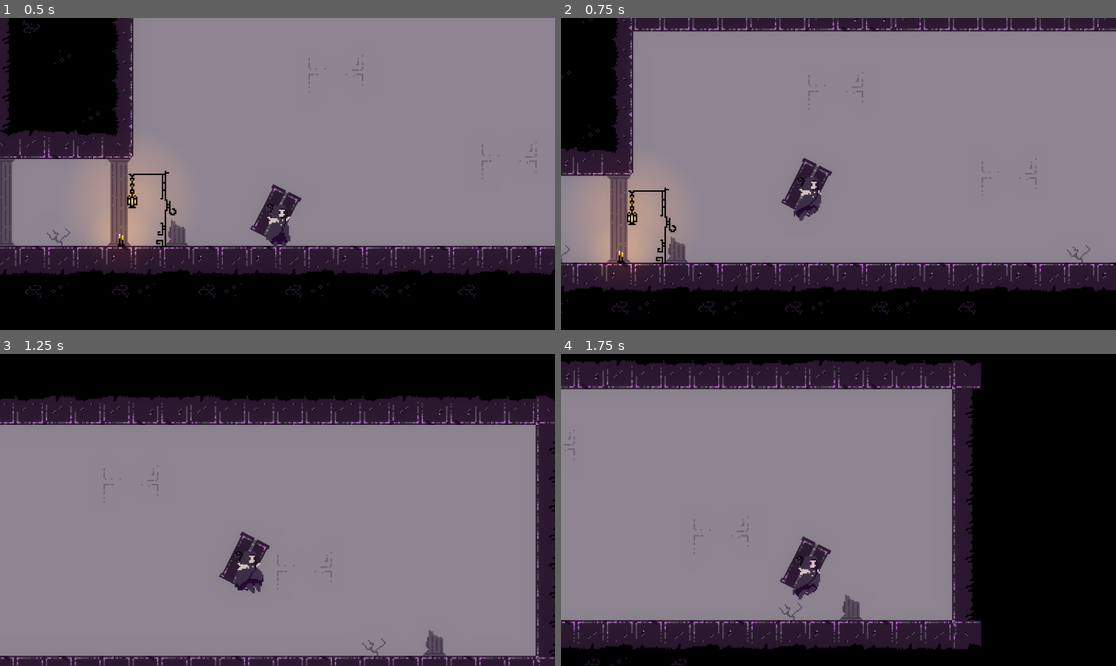
Above: before the commit, frames 1-4 (two rows, left to right).
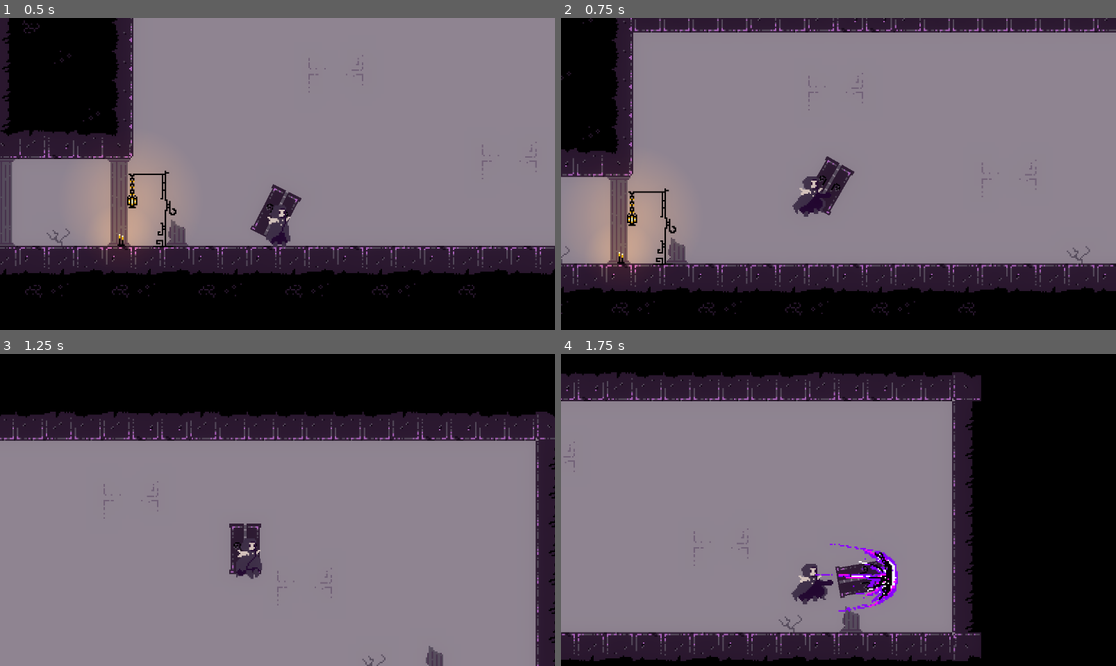
Above: after the commit, the same moments.

Repository: tewly27/Doorgeon
Game: Godot game, scene res://main.tscn
The game is run twice, just before and just after one commit, with the same random seed, the same clock (stepped at 60 frames per second) and the same inputs.
Inputs (mouse positions are in pixels of both pictures, inside the frame that each line leads up to):
- Up to frame 1 (0.5 s): no input
- Up to frame 2 (0.75 s): move the mouse to (960, 158) at 0.52 s; hold D (move_right) from 0.53 s (still down); hold Space (jump) from 0.53 s (still down); click (960, 158) at 0.6 s
- Up to frame 3 (1.25 s): keep holding D (move_right); keep holding Space (jump)
- Up to frame 4 (1.75 s): keep holding D (move_right); move the mouse to (727, 525) at 1.27 s; release Space (jump) at 1.28 s; tap Space (jump) at 1.35, 1.52 s; click (727, 525) at 1.55 s

Frame 1 is identical in both runs. In frame 2, 4.7% of the frame differs, in the area x 0-100%, y 0-96%; in frame 3, 16%; in frame 4, 16%, in the area x 0-76%, y 2-100%.

Commit message:
play attack animation

Diff:
--- a/project.godot
+++ b/project.godot
@@ -57,6 +57,11 @@
 , Object(InputEventKey,"resource_local_to_scene":false,"resource_name":"","device":-1,"window_id":0,"alt_pressed":false,"shift_pressed":false,"ctrl_pressed":false,"meta_pressed":false,"pressed":false,"keycode":0,"physical_keycode":4194322,"key_label":0,"unicode":0,"echo":false,"script":null)
 ]
 }
+attack1={
+"deadzone": 0.5,
+"events": [Object(InputEventMouseButton,"resource_local_to_scene":false,"resource_name":"","device":-1,"window_id":0,"alt_pressed":false,"shift_pressed":false,"ctrl_pressed":false,"meta_pressed":false,"button_mask":0,"position":Vector2(0, 0),"global_position":Vector2(0, 0),"factor":1.0,"button_index":1,"canceled":false,"pressed":false,"double_click":false,"script":null)
+]
+}
 
 [rendering]
 
--- a/scenes/player/player.tscn
+++ b/scenes/player/player.tscn
@@ -37,6 +37,18 @@
 "transitions": PackedFloat32Array(1),
 "update": 0,
 "values": [0.469686]
+}
+tracks/2/type = "value"
+tracks/2/imported = false
+tracks/2/enabled = true
+tracks/2/path = NodePath("Smoothing2D/Attack1Effect:frame")
+tracks/2/interp = 1
+tracks/2/loop_wrap = true
+tracks/2/keys = {
+"times": PackedFloat32Array(0),
+"transitions": PackedFloat32Array(1),
+"update": 1,
+"values": [4]
 }
 
 [sub_resource type="Animation" id="Animation_53b1p"]
@@ -227,6 +239,10 @@
 wait_time = 0.15
 one_shot = true
 
+[node name="AttackTimer" type="Timer" parent="."]
+wait_time = 0.4
+one_shot = true
+
 [node name="AnimationPlayer" type="AnimationPlayer" parent="."]
 libraries = {
 "": SubResource("AnimationLibrary_x45jy")
@@ -248,10 +264,10 @@
 texture = ExtResource("3_vqx7t")
 hframes = 19
 vframes = 4
-frame = 20
+frame = 22
 
 [node name="Attack1Effect" type="Sprite2D" parent="Smoothing2D"]
-position = Vector2(92.2039, -83)
+position = Vector2(90.6133, -83)
 scale = Vector2(3, 3)
 texture = ExtResource("5_cafkq")
 hframes = 5
--- a/scripts/player/player.gd
+++ b/scripts/player/player.gd
@@ -6,6 +6,7 @@
 @export var gravity: float
 var direction: float
 var inJump = false
+var attacking = false
 
 func _physics_process(delta: float) -> void:
 	# Add the gravity.
@@ -32,8 +33,15 @@
 	tween.tween_property(self,"velocity:x",direction*speed,acceleration_time)
 
 	move_and_slide()
+	if Input.is_action_just_pressed("attack1") and $AttackTimer.time_left == 0:
+		velocity.y += jump_velocity
+		$AttackTimer.start()
+
 
 	#animation
+	if $AttackTimer.time_left != 0:
+		$AnimationPlayer.play("attack1")
+		return
 	if direction > 0:
 		$Smoothing2D/sprite.flip_h = false
 	elif direction < 0:
Not shown: 1 places in scenes/player/player.tscn that only renumber resources
